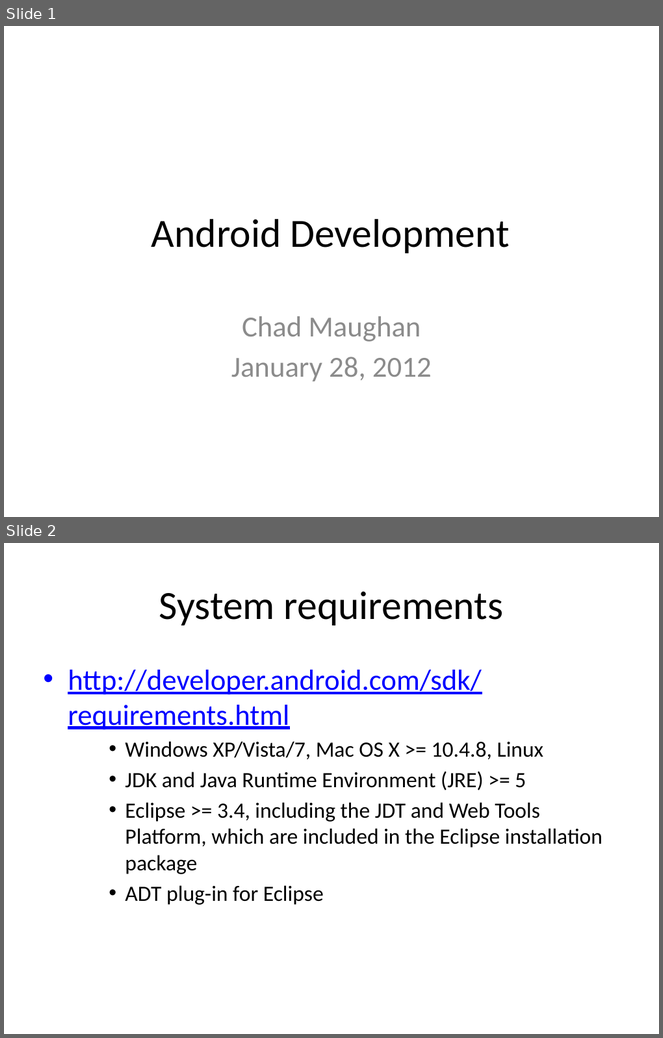
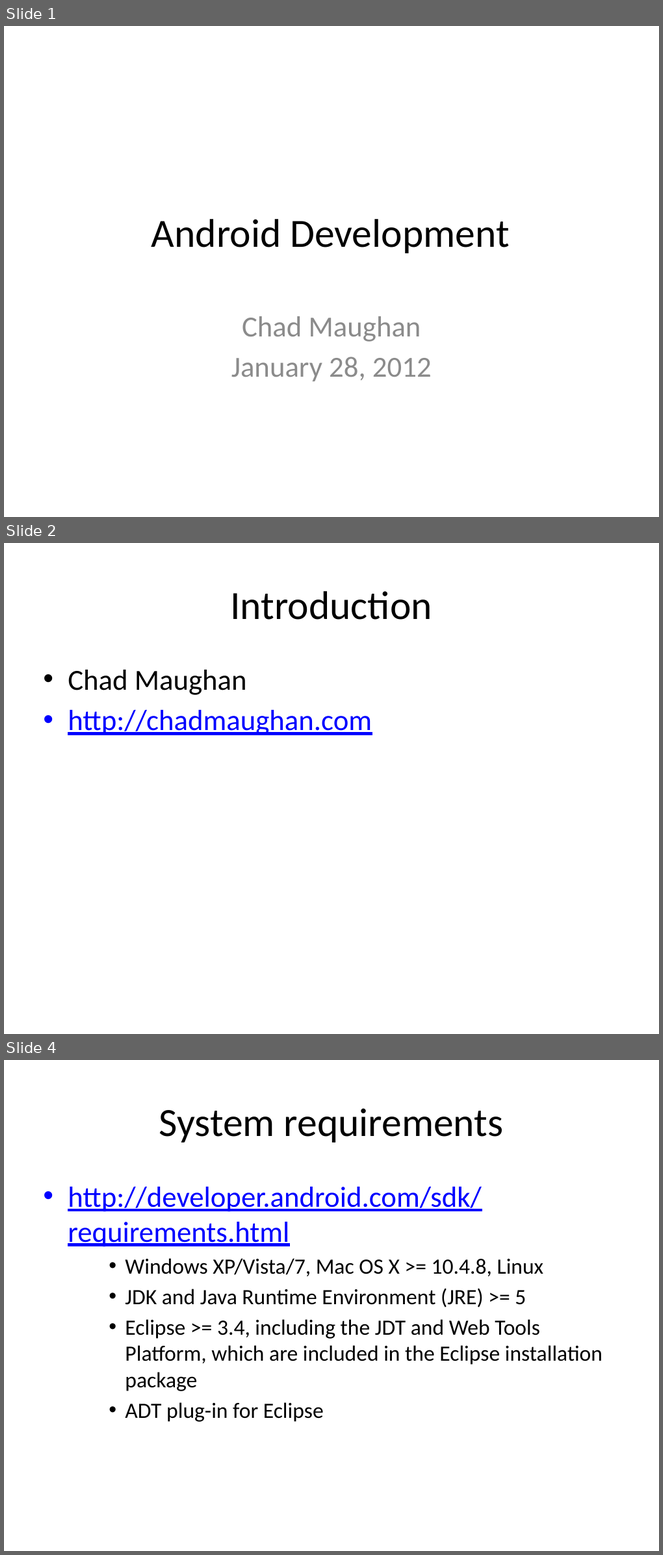
Before and after one commit to chadmaughan/learn-android, a slide deck: android.pptx. Shown one above the other, each under a label of ours: slides 1 and 2 before the commit, slides 1, 2 and 4 after it; the slides between them are not shown. The pictures are 663x1038 and 663x1555 pixels, drawn with LibreOffice and Linux fonts; fonts in the diff are those of the drawing. Boxes give left, top, right and bottom in pixels: in the first picture for what was removed or moved away, otherwise in the second. Text is boxed around its words. In the diff, an @@ line names an element or a change of style, - is before the commit and + after.

```diff
--- a/android.pptx
+++ b/android.pptx
@@ slide 2 added at (4,543,659,1034), background #FFFFFF @@
@@ title added at (230,591,432,620), 44 pt, text #000000 @@
+Introduction
@@ text added at (68,670,372,735), 32 pt, text #0000FF, underline @@
+• Chad Maughan
+• http://chadmaughan.com
@@ what was slide 2 is now slide 4 @@
```
Also in this commit, not shown: 3 slides changed, 2 other slides added, 1 slide removed.
